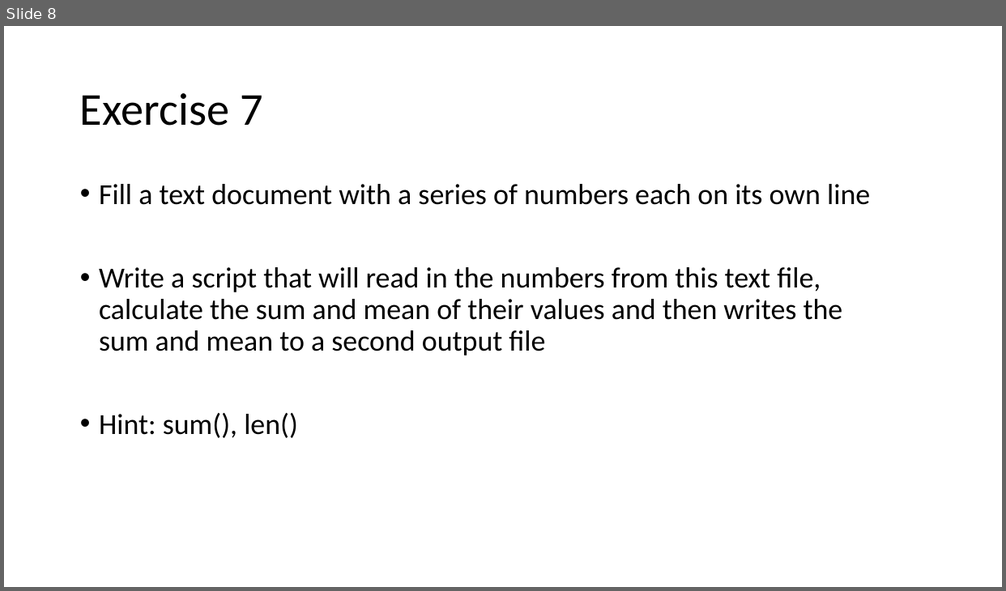
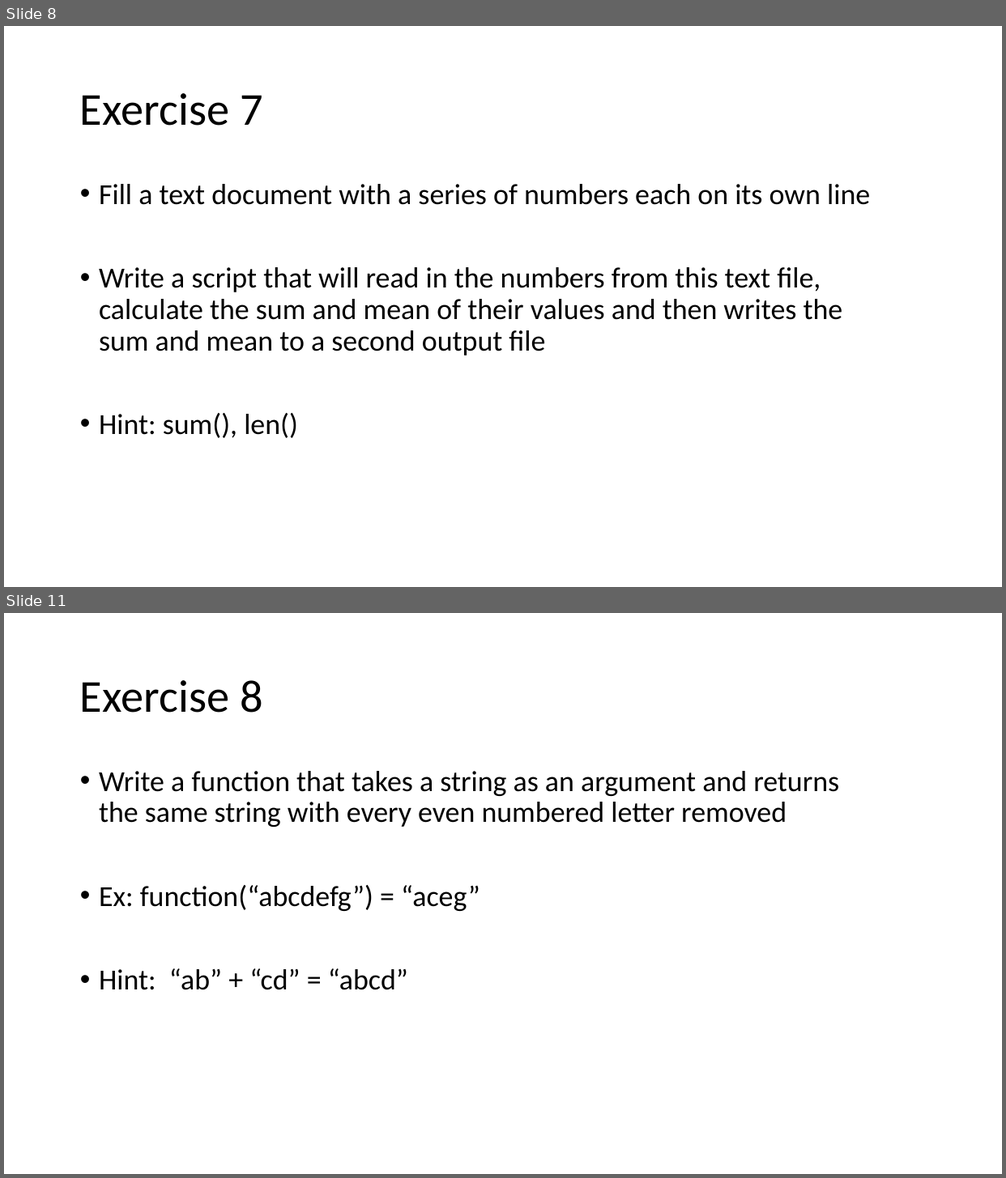
Before and after one commit to bunnylab/intropython-workshop, a slide deck: slides/day2.pptx. Shown one above the other, each under a label of ours: slide 8 before the commit, slides 8 and 11 after it; the slides between them are not shown. The pictures are 1006x591 and 1006x1178 pixels, drawn with LibreOffice and Linux fonts; fonts in the diff are those of the drawing. Boxes give left, top, right and bottom in pixels: in the first picture for what was removed or moved away, otherwise in the second. Text is boxed around its words. In the diff, an @@ line names an element or a change of style, - is before the commit and + after.

```diff
--- a/slides/day2.pptx
+++ b/slides/day2.pptx
@@ slide 11 added at (x1=4, y1=613, x2=1002, y2=1174), background #FFFFFF @@
@@ title added at (x1=80, y1=680, x2=263, y2=713), 44 pt, text #000000 @@
+Exercise 8
@@ text added at (x1=99, y1=771, x2=839, y2=990), 28 pt, text #000000 @@
+• Write a function that takes a string as an argument and returns the same string with every even numbered letter removed
+• Ex: function(“abcdefg”) = “aceg”
+• Hint: “ab” + “cd” = “abcd”
```
Also in this commit, not shown: 2 slides changed, 7 other slides added, 25 other files.
